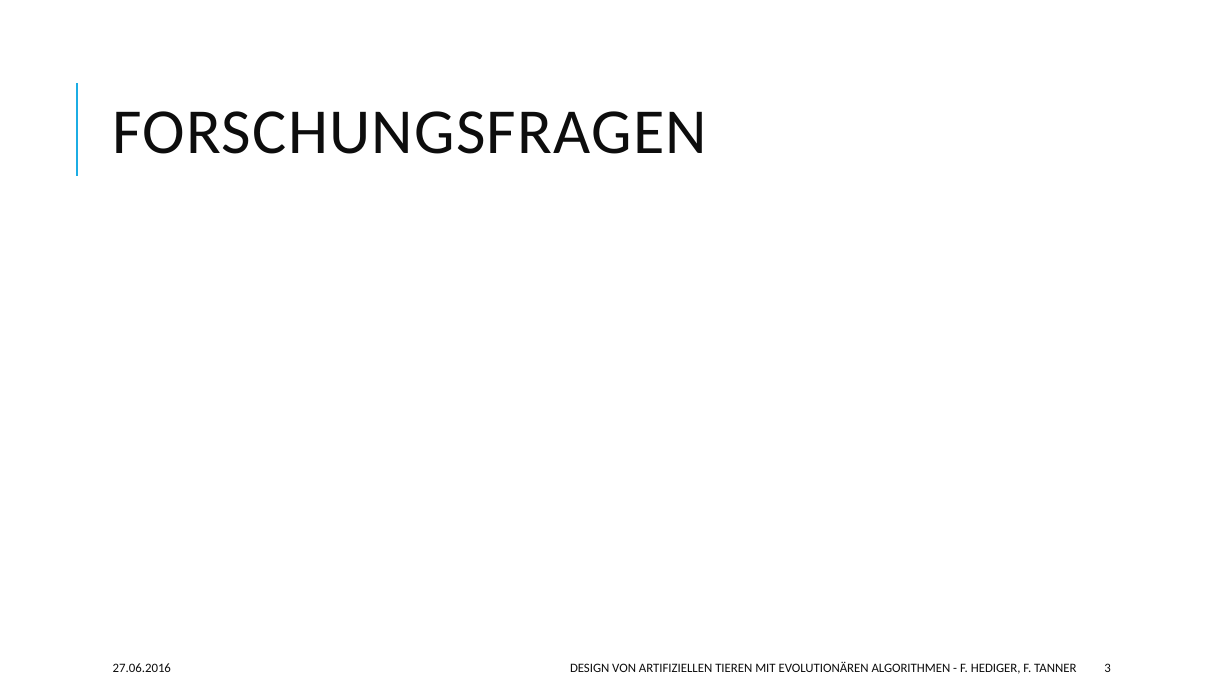
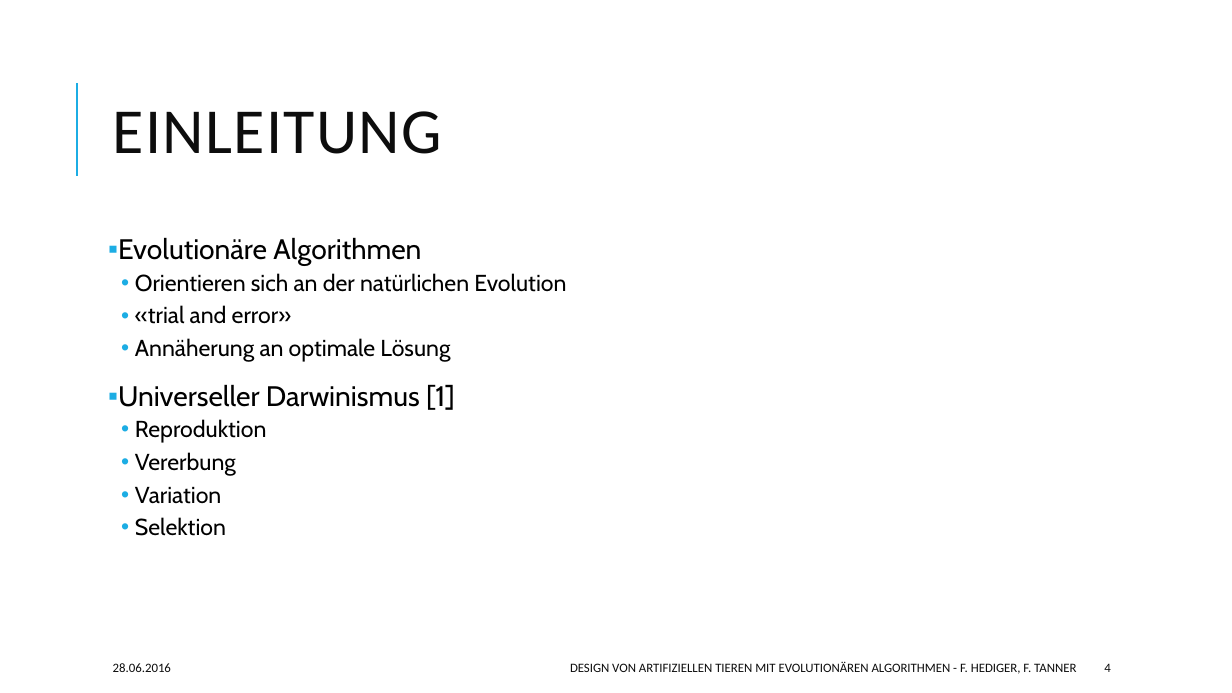
Before and after one commit to hedigerf/evolut, a slide deck: slide 4 of evolutdoc/presentation/presentation.pptx (slide 3 before the commit). Drawn at 1232x693 pixels with LibreOffice and Linux fonts; fonts in the diff are those of the drawing. Boxes give left, top, right and bottom in pixels: in the first picture for what was removed or moved away, otherwise in the second. Text is boxed around its words. In the diff, an @@ line names an element or a change of style, - is before the commit and + after.

```diff
--- a/evolutdoc/presentation/presentation.pptx
+++ b/evolutdoc/presentation/presentation.pptx
@@ title at bbox=[113, 111, 442, 154]: text changed @@
-FORSCHUNGSFRAGEN
+EINLEITUNG
@@ text added at bbox=[118, 237, 566, 536], 18 pt, text #000000 @@
+▪ Evolutionäre Algorithmen
+  • Orientieren sich an der natürlichen Evolution
+  • «trial and error»
+  • Annäherung an optimale Lösung
+▪ Universeller Darwinismus [1]
+  • Reproduktion
+  • Vererbung
+  • Variation
+  • Selektion
@@ text at bbox=[113, 663, 171, 672]: text changed @@
-27.06.2016
+28.06.2016
@@ page number at bbox=[1104, 664, 1110, 672]: text changed @@
-3
+4
```
Also in this commit, not shown: 17 other slides changed.
